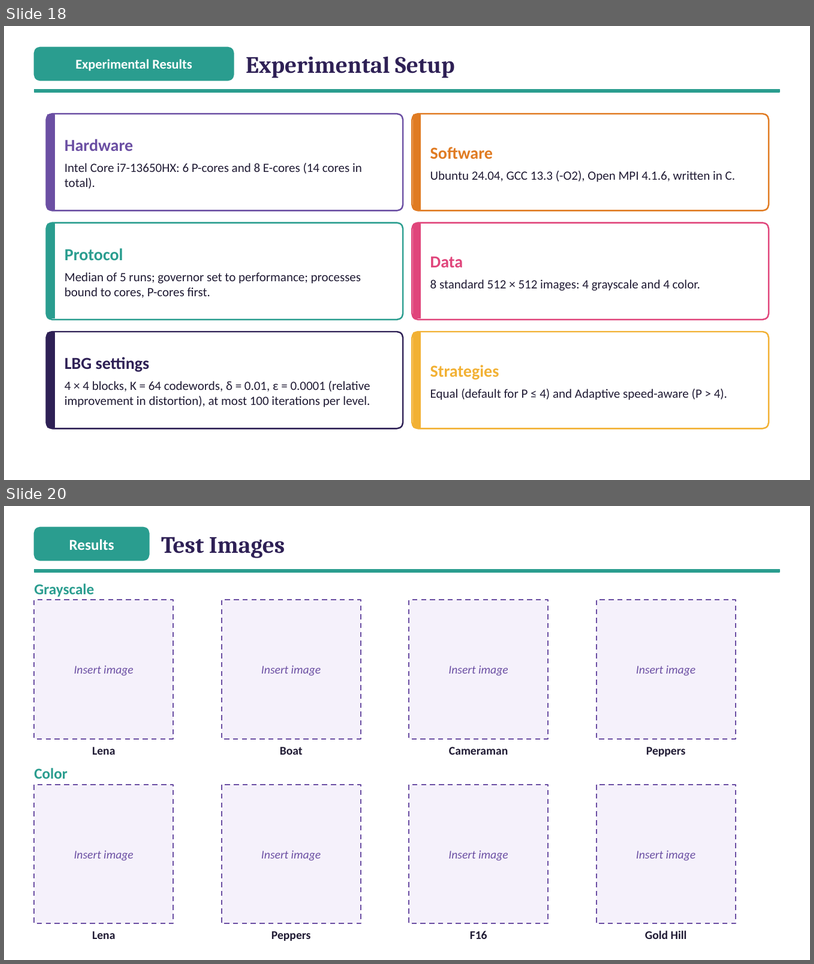
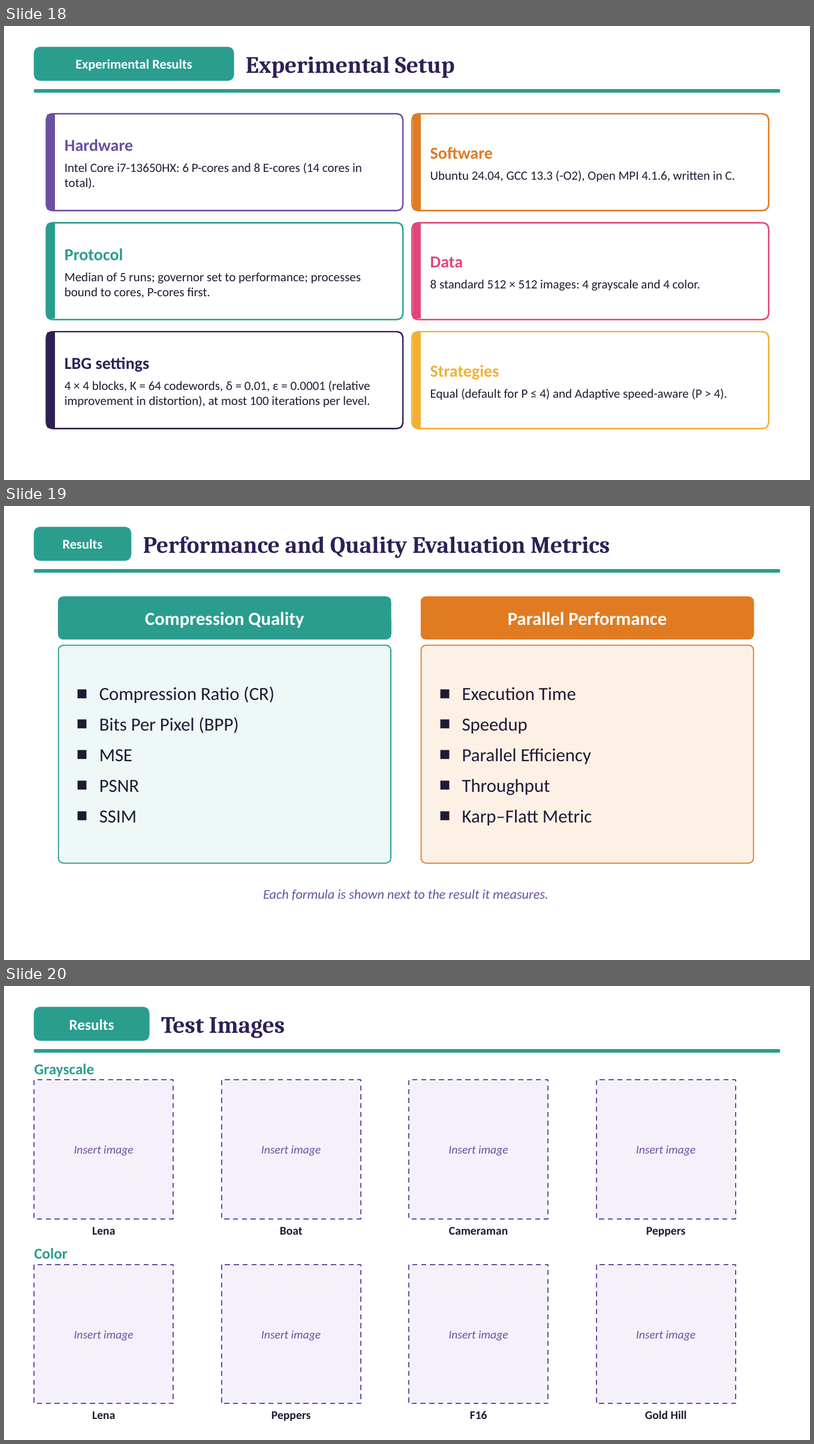
Before and after one commit to ibtihal-cpu/mihk, a slide deck: results/seminar/figs/Seminar_Ibtihal_FINAL.pptx. Shown one above the other, each under a label of ours: slides 18 and 20 before the commit, slides 18, 19 and 20 after it; the slides between them are not shown. The pictures are 814x964 and 814x1444 pixels, drawn with LibreOffice and Linux fonts; fonts in the diff are those of the drawing. Boxes give left, top, right and bottom in pixels: in the first picture for what was removed or moved away, otherwise in the second. Text is boxed around its words. In the diff, an @@ line names an element or a change of style, - is before the commit and + after.

```diff
--- a/results/seminar/figs/Seminar_Ibtihal_FINAL.pptx
+++ b/results/seminar/figs/Seminar_Ibtihal_FINAL.pptx
@@ slide 19 added at [4,506,810,960], background #FFFFFF @@
@@ rounded rectangle added at [34,527,131,561], fill #2A9D8F, outline #2A9D8F 1 pt @@
@@ text added at [63,539,102,549], 16 pt, text #FFFFFF, bold @@
+Results
@@ text added at [143,536,610,558], 28 pt, text #2E2055, bold @@
+Performance and Quality Evaluation Metrics
@@ rectangle added at [34,570,780,572], fill #2A9D8F, outline #2A9D8F 1 pt @@
@@ rounded rectangle added at [59,597,391,639], fill #2A9D8F, outline #2A9D8F 1 pt @@
@@ text added at [145,612,304,628], 22 pt, text #FFFFFF, bold @@
+Compression Quality
@@ rounded rectangle added at [422,597,754,639], fill #E07B22, outline #E07B22 1 pt @@
@@ text added at [508,612,667,625], 22 pt, text #FFFFFF, bold @@
+Parallel Performance
@@ rounded rectangle added at [59,645,391,863], fill #EEF8F6, outline #2A9D8F 1.25 pt @@
@@ rounded rectangle added at [422,645,754,863], fill #FDF1E6, outline #E07B22 1.25 pt @@
@@ text added at [99,686,275,823], 22 pt, text #1F1A33 @@
+■ Compression Ratio (CR)
+■ Bits Per Pixel (BPP)
+■ MSE
+■ PSNR
+■ SSIM
@@ text added at [462,687,592,825], 22 pt, text #1F1A33 @@
+■ Execution Time
+■ Speedup
+■ Parallel Efficiency
+■ Throughput
+■ Karp–Flatt Metric
@@ text added at [263,889,549,900], 16 pt, text #6B4FA3, italic @@
+Each formula is shown next to the result it measures.
```
Also in this commit, not shown: 6 slides changed, 1 slide removed, 7 other files.
